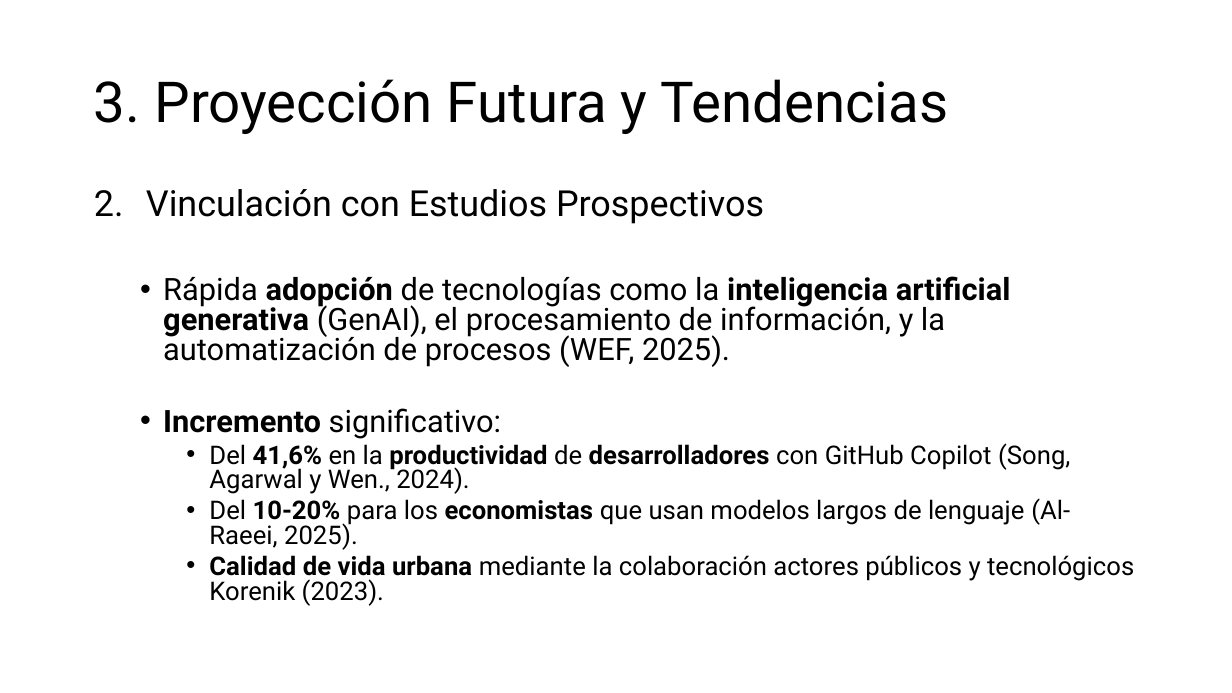
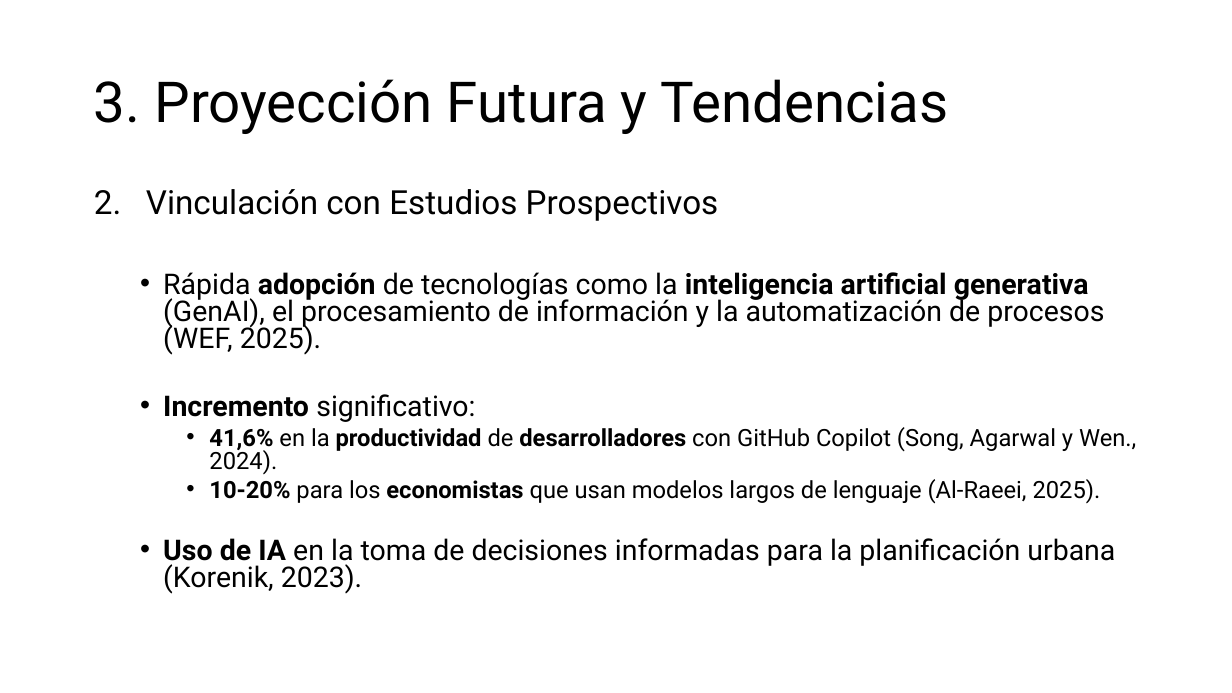
Before and after one commit to aavendan/cdia, a slide deck: slide 9 of 03 Presentación - CDIA.pptx (slide 7 before the commit). Drawn at 1232x693 pixels with LibreOffice and Linux fonts; fonts in the diff are those of the drawing. Boxes give left, top, right and bottom in pixels: in the first picture for what was removed or moved away, otherwise in the second. Text is boxed around its words. In the diff, an @@ line names an element or a change of style, - is before the commit and + after.

```diff
--- a/03 Presentación - CDIA.pptx
+++ b/03 Presentación - CDIA.pptx
@@ text at (x1=146, y1=189, x2=719, y2=422): size 28 to 25.9 pt in "Vinculación con Estudios Prospectivos"; size 24 to 22.2 pt in "Incremento significativo:" @@
@@ text at (x1=163, y1=272, x2=1104, y2=355): text changed; size 24 to 22.2 pt @@
-  • Rápida adopción de tecnologías como la inteligencia artificial generativa (GenAI), el procesamiento de información, y la automatización de procesos (WEF, 2025).
+  • Rápida adopción de tecnologías como la inteligencia artificial generativa (GenAI), el procesamiento de información y la automatización de procesos (WEF, 2025).
@@ text at (x1=163, y1=427, x2=1136, y2=594): text changed; size 20 to 18.5 pt @@
-    • Del 41,6% en la productividad de desarrolladores con GitHub Copilot (Song, Agarwal y Wen., 2024).
-    • Del 10-20% para los economistas que usan modelos largos de lenguaje (Al-Raeei, 2025).
-    • Calidad de vida urbana mediante la colaboración actores públicos y tecnológicos Korenik (2023).
+    • 41,6% en la productividad de desarrolladores con GitHub Copilot (Song, Agarwal y Wen., 2024).
+    • 10-20% para los economistas que usan modelos largos de lenguaje (Al-Raeei, 2025).
+  • Uso de IA en la toma de decisiones informadas para la planificación urbana (Korenik, 2023).
```
Also in this commit, not shown: 9 other slides changed, 2 slides added.
